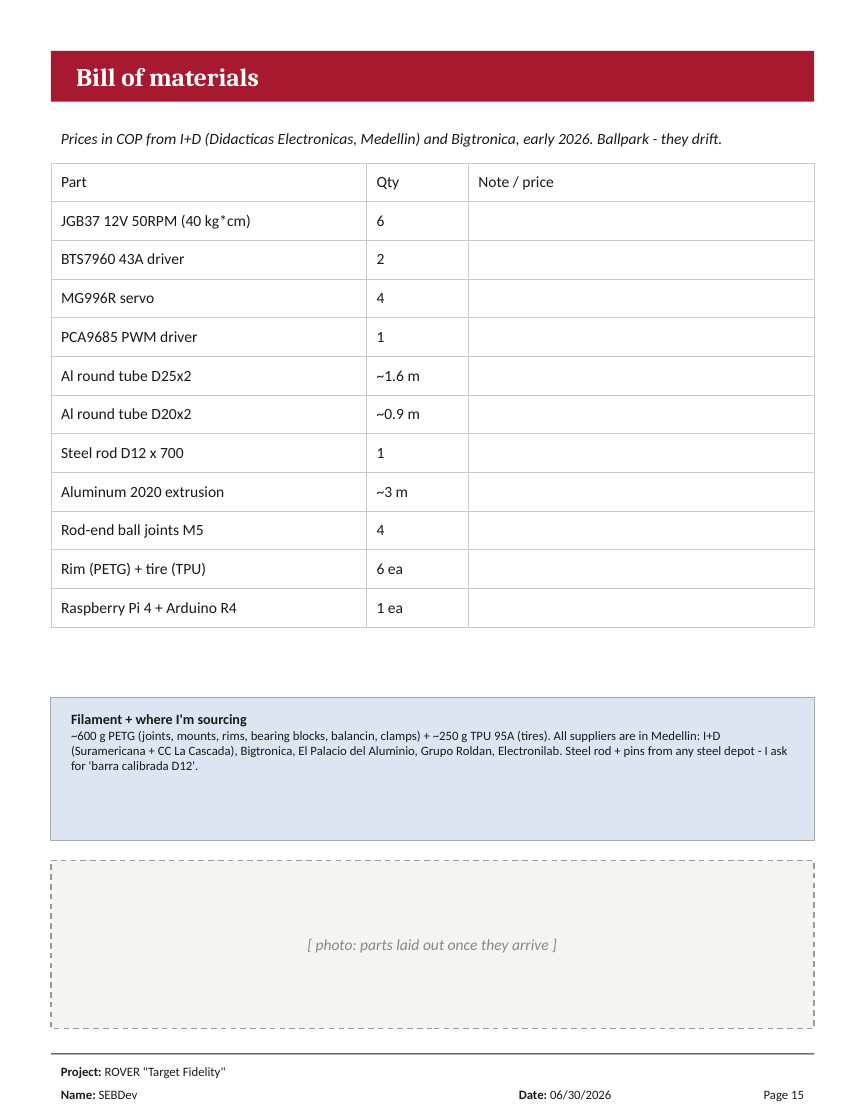
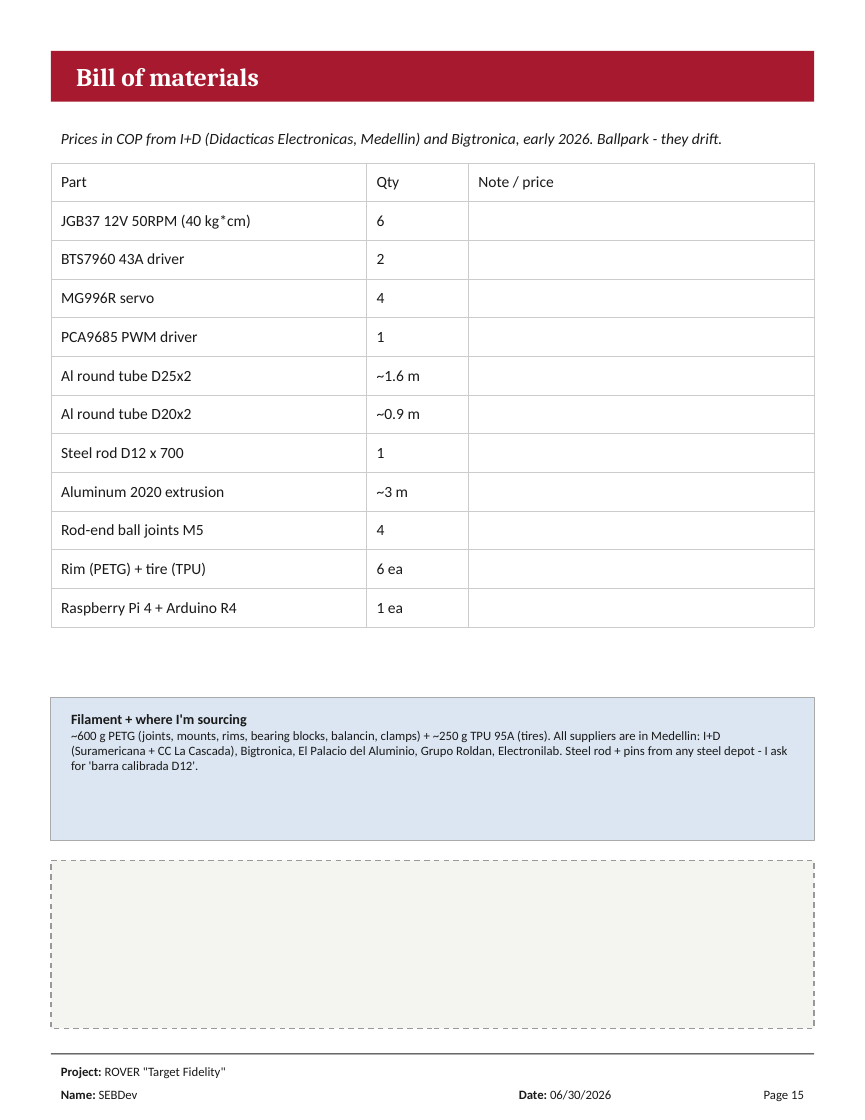
Before and after one commit to tansenseb-wq/ROVER-Target-Fidelity-, a slide deck: slide 15 of Journal/Librito_Rover x_x (CreacionSistemaMecanico) .pptx. Drawn at 865x1120 pixels with LibreOffice and Linux fonts; fonts in the diff are those of the drawing. Boxes give left, top, right and bottom in pixels: in the first picture for what was removed or moved away, otherwise in the second. Text is boxed around its words. In the diff, an @@ line names an element or a change of style, - is before the commit and + after.

```diff
--- a/Journal/Librito_Rover x_x (CreacionSistemaMecanico) .pptx
+++ b/Journal/Librito_Rover x_x (CreacionSistemaMecanico) .pptx
@@ text removed at bbox=[316, 939, 549, 953] @@
-[ photo: parts laid out once they arrive ]
```
Also in this commit, not shown: 12 other slides changed, 2 other files.
